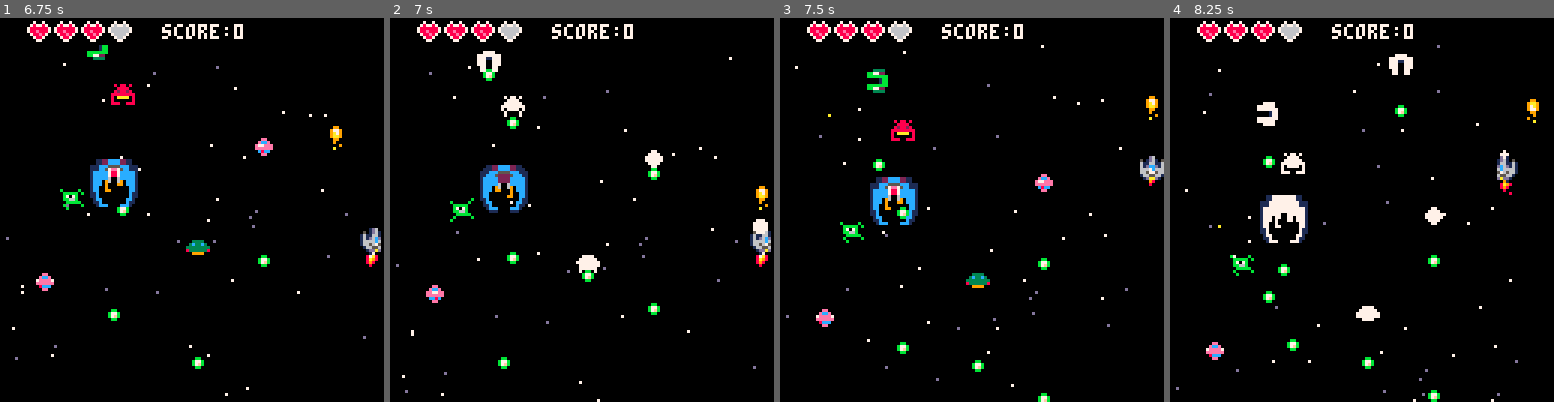
Above: before the commit, frames 1-4 (left to right).
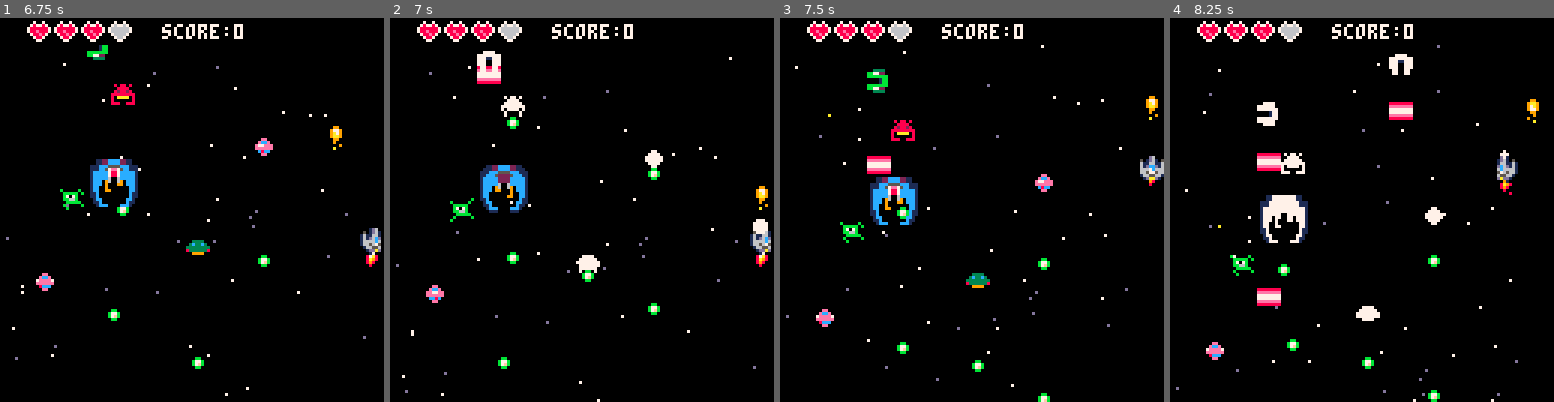
Above: after the commit, the same moments.

Repository: eduszesz/shmup
Game: PICO-8 cartridge myshmup.p8
Same seed, same stepped clock (60 frames per second), same inputs: the game is played once before the commit and once after it.
Inputs:
- Up to frame 1 (6.75 s): tap X (X key) at 0.33, 1.07, 1.85, 2.97, 4.08, 5.2, 6.32 s; tap O (Z key) at 0.7, 1.7, 2.1, 2.5, 2.9, 3.3, 3.7, 4.1, 4.5, 4.9, 5.3, 5.7, 6.1, 6.5 s; hold Right 1.6-2.1 s; hold Up 2.15-2.42 s; hold Right 2.47-3.03 s; hold Left 3.08-3.58 s; hold Down 3.63-3.97 s; hold Right 4.02-4.68 s; hold Up 4.73-5.03 s; hold Left 5.08-5.68 s; hold Down 5.73-6.03 s; hold Right 6.08-6.58 s; hold Right from 6.63 s (still down)
- Up to frame 2 (7 s): keep holding Right; tap O (Z key) at 6.9 s
- Up to frame 3 (7.5 s): release Right at 7.13 s; hold Up 7.18-7.45 s; tap O (Z key) at 7.3 s; tap X (X key) at 7.43 s
- Up to frame 4 (8.25 s): hold Right 7.5-8.07 s; tap O (Z key) at 7.7, 8.1 s; hold Left from 8.12 s (still down)

Frame 1 is identical in both runs. In frame 2, 0.2% of the frame differs, in the area x 22-29%, y 12-18%; in frame 3, 0.3%; in frame 4, 0.8%, in the area x 22-64%, y 21-75%.

Commit message:
game over screen, enemy fire test

Diff:
--- a/myshmup.p8
+++ b/myshmup.p8
@@ -9,6 +9,7 @@
 	debug=""
 	state="start"
 	score=0
+	win=false
 	ship={
 		sp=2,
 		x=64,
@@ -97,7 +98,10 @@
 end
 
 function update_over()
-
+	if btnp(5) then
+		_init()
+		state="start"
+	end
 end
 
 function draw_start()
@@ -133,7 +137,19 @@
 end
 
 function draw_over()
-
+		local cl=7
+	if t%16<8 then
+		cl=5
+	end
+	drstars()
+	cprint("press x/❎ to play again",63,64,1)
+	cprint("press x/❎ to play again",63,65,1)
+	cprint("press x/❎ to play again",64,64,cl)
+	if win then
+		sspr(2,81,52,6,15,10,100,20)
+	else
+		sspr(1,65,29,14,25,10,80,40)
+	end
 end
 
 function mkstars()
@@ -217,9 +233,9 @@
 function dre_bullets()
 	for eb in all(e_bullets) do
 		if t%8<4 then
-			eb.sp=34
+			eb.sp=eb.spi
 		else
-			eb.sp=35
+			eb.sp=eb.spi+1
 		end
 		spr(eb.sp,eb.x,eb.y)
 	end
@@ -230,7 +246,7 @@
 		if t%30==0 then
 			if rnd()>0.5 then
 				e.imm=true
-				ene_fire(e.x+(-4+4*e.wd),e.y+(4*e.ht))
+				ene_fire(e.x+(-4+4*e.wd),e.y+(4*e.ht),1,2,e.typ)
 			end
 		end
 		e.y+=e.sy
@@ -334,6 +350,9 @@
 	ftimer-=1
 	if btnp(5) then
 		mkenemy()
+	end
+	if ship.h<=0 then
+		state="over"
 	end
 end
 
@@ -509,13 +528,18 @@
 	end
 end
 
-function ene_fire(_x,_y,_ang,_spd)
+function ene_fire(_x,_y,_ang,_spd,_typ)
 	if _ang==nil then _ang=1 end
 	if _spd==nil then _spd=2 end
 	local sx=sin(_ang)*_spd
 	local sy=cos(_ang)*_spd
+	local sp=34
+	if _typ==20 then
+		sp=36
+	end
 	local eb={
-								sp=32,
+								sp=sp,
+								spi=sp,
 								x=_x,
 								y=_y,
 								sx=sx,
